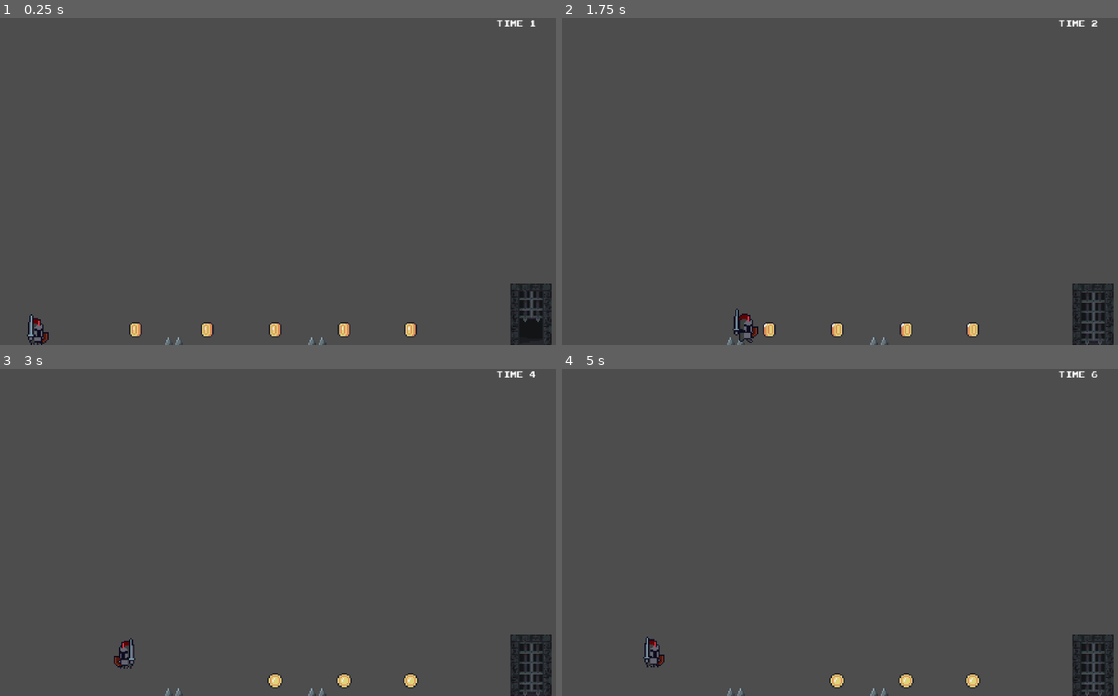
Above: before the commit, frames 1-4 (two rows, left to right).
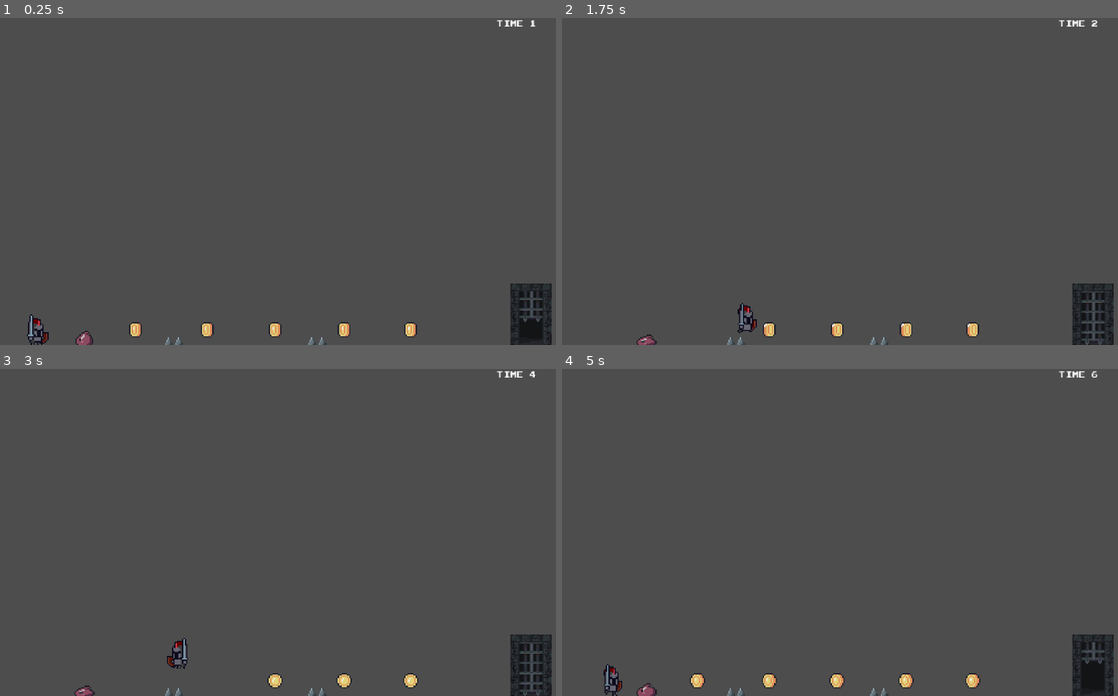
Above: after the commit, the same moments.

Repository: rubengm82/knight-hop
Game: Godot game, scene res://src/stages/main_scene.tscn
Same seed, same stepped clock (60 frames per second), same inputs: the game is played once before the commit and once after it. Sound files missing from this copy of the repository are replaced by a short silence.
Inputs:
- Up to frame 1 (0.25 s): no input
- Up to frame 2 (1.75 s): hold Space (move_jump) 0.53-1.28 s; hold Right (move_right) from 0.53 s (still down); tap Space (move_jump) at 1.35, 1.52 s
- Up to frame 3 (3 s): tap Space (move_jump) at 1.82, 2.85 s; release Right (move_right) at 2.03 s; hold Space (move_jump) 2.03-2.78 s; hold Left (move_left) from 2.03 s (still down)
- Up to frame 4 (5 s): tap Space (move_jump) at 3.02, 3.32, 4.35, 4.52, 4.82 s; hold Space (move_jump) 3.53-4.28 s; release Left (move_left) at 4.28 s; hold Right (move_right) from 4.28 s (still down)

The runs differ from the first frame. In frame 1, 0.1% of the frame differs, in the area x 13-17%, y 95-100%; in frame 2, 0.4%; in frame 3, 0.5%; in frame 4, 1.1%, in the area x 7-98%, y 81-100%.

Commit message:
Reinicio de nivel al tocar los enemies, falta implementar con los pinchos.

Diff:
--- a/src/enemies/slime_red.tscn
+++ b/src/enemies/slime_red.tscn
@@ -63,7 +63,7 @@
 [sub_resource type="RectangleShape2D" id="RectangleShape2D_337w4"]
 size = Vector2(12, 10)
 
-[node name="SlimeRed" type="CharacterBody2D" unique_id=1103676922]
+[node name="SlimeRed" type="CharacterBody2D" unique_id=1103676922 groups=["enemies"]]
 collision_layer = 2
 collision_mask = 0
 script = ExtResource("1_uc2f6")
--- a/src/knight/knight.gd
+++ b/src/knight/knight.gd
@@ -40,6 +40,9 @@
 
 	# MOVIMIENTO
 	move_and_slide()
+
+	# CHECK FOR HAZARDS (spikes and enemies)
+	check_hazard_collisions()
 
 	# VISUAL
 	update_animation()
@@ -193,3 +196,29 @@
 		set_collision_mask_value(5, false)
 		await get_tree().create_timer(0.2).timeout
 		set_collision_mask_value(5, true)
+
+
+# =====================================================
+# CHECK HAZARD COLLISIONS - Detectar pinchos y enemigos
+# =====================================================
+func check_hazard_collisions() -> void:
+	for i in get_slide_collision_count():
+		var collision = get_slide_collision(i)
+		var collider = collision.get_collider()
+
+		# Verificar que sea un objeto de colisión (no TileMapLayer)
+		# y que sea un hazard (layer 2 = pinchos, grupo "enemies" = enemigos)
+		if collider is StaticBody2D or collider is CharacterBody2D or collider is RigidBody2D:
+			if collider.get_collision_layer_value(2) or collider.is_in_group("enemies"):
+				smorir()
+				break
+
+
+# =====================================================
+# MORIR - Reiniciar el nivel al tocar hazards
+# =====================================================
+func smorir() -> void:
+	# Obtener MainScene (padre del padre: Knight -> StageController -> MainScene)
+	var main_scene = get_parent().get_parent()
+	if main_scene.has_method("reiniciar_nivel"):
+		main_scene.reiniciar_nivel()
--- a/src/knight/knight.tscn
+++ b/src/knight/knight.tscn
@@ -197,7 +197,7 @@
 size = Vector2(10, 20)
 
 [node name="Knight" type="CharacterBody2D" unique_id=1393028123 groups=["knight"]]
-collision_mask = 17
+collision_mask = 19
 script = ExtResource("1_j45nf")
 
 [node name="Animation" type="AnimatedSprite2D" parent="." unique_id=1215023348]
--- a/src/stages/main_scene.gd
+++ b/src/stages/main_scene.gd
@@ -20,6 +20,6 @@
 func eliminar_nivel():
 	_nivel_instanciado.queue_free()
 
-func reinicar_nivel():
+func reiniciar_nivel():
 	eliminar_nivel()
 	crear_nivel.call_deferred(_nivel_actual)
--- a/src/stages/stage_01.tscn
+++ b/src/stages/stage_01.tscn
@@ -4,8 +4,9 @@
 [ext_resource type="PackedScene" uid="uid://ci2of6nhbsiik" path="res://src/knight/knight.tscn" id="1_nlesd"]
 [ext_resource type="AudioStream" uid="uid://djovpchpfe5d3" path="res://assets/sfx/music/music.ogg" id="2_35fhi"]
 [ext_resource type="PackedScene" uid="uid://cq0jnaj0mj8ox" path="res://src/items/door.tscn" id="2_cxpi2"]
-[ext_resource type="Script" path="res://src/stages/stage_controller.gd" id="3_script"]
+[ext_resource type="Script" uid="uid://cvann72jpc3fs" path="res://src/stages/stage_controller.gd" id="3_script"]
 [ext_resource type="TileSet" uid="uid://bvrgf04g7ko8p" path="res://assets/graphics/tilesets/dungeon_01.tres" id="6_aqq7q"]
+[ext_resource type="PackedScene" uid="uid://dcuweai4a4q70" path="res://src/enemies/slime_red.tscn" id="7_1fgvx"]
 
 [sub_resource type="RectangleShape2D" id="RectangleShape2D_nlesd"]
 size = Vector2(448, 40)
@@ -63,3 +64,6 @@
 
 [node name="Knight" parent="." unique_id=1393028123 instance=ExtResource("1_nlesd")]
 position = Vector2(28, 256)
+
+[node name="SlimeRed" parent="." unique_id=1103676922 instance=ExtResource("7_1fgvx")]
+position = Vector2(66, 248)
